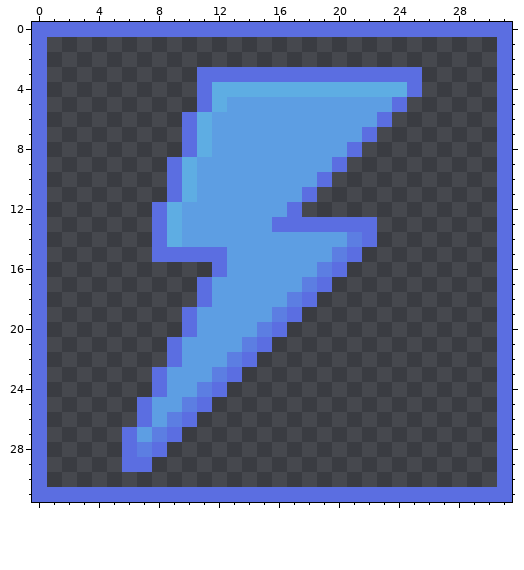
One commit to this pixel-art file: aseprite files/class/wizard/special/lightning.ase. The picture above was drawn from the file before the commit.
32x32 pixels, 1 frame.
And afterwards:
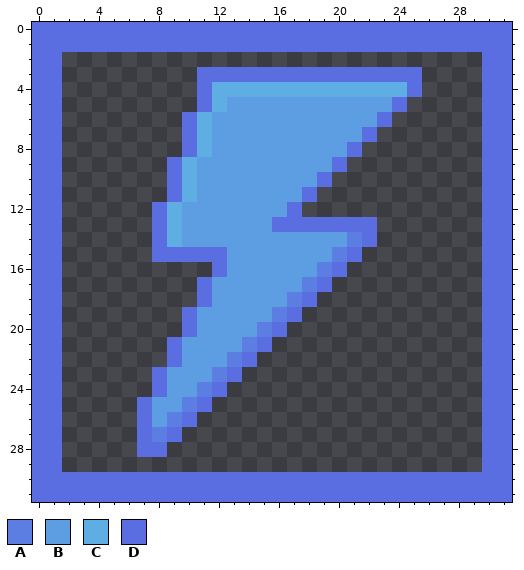
Palette (. is transparent): A #5c7ee2  B #5d9ee3  C #5eade3  D #5b6ee1
What changed:
Changed rows in their new state; - is an unchanged pixel.
first column x 1:
 1 DDDDDDDDDDDDDDDDDDDDDDDDDDDDDD
 2 D----------------------------D
 3 D----------------------------D
 4 D----------------------------D
 5 D----------------------------D
 6 D----------------------------D
 7 D----------------------------D
 8 D----------------------------D
 9 D----------------------------D
10 D----------------------------D
11 D----------------------------D
12 D----------------------------D
13 D----------------------------D
14 D----------------------------D
15 D----------------------------D
16 D----------------------------D
17 D----------------------------D
18 D----------------------------D
19 D----------------------------D
20 D----------------------------D
21 D----------------------------D
22 D----------------------------D
23 D----------------------------D
24 D----------------------------D
25 D----------------------------D
26 D----------------------------D
27 D----.D----------------------D
28 D----.D----------------------D
29 D----..----------------------D
30 DDDDDDDDDDDDDDDDDDDDDDDDDDDDDD
